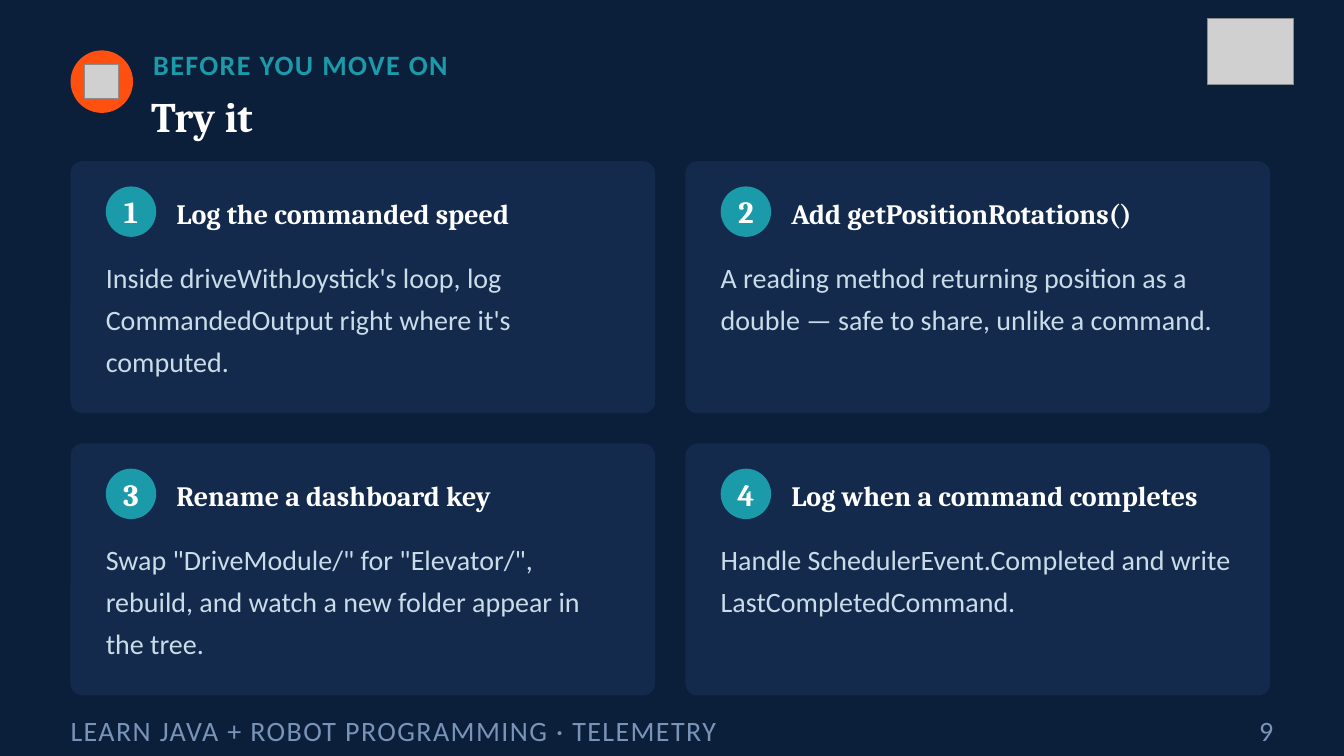
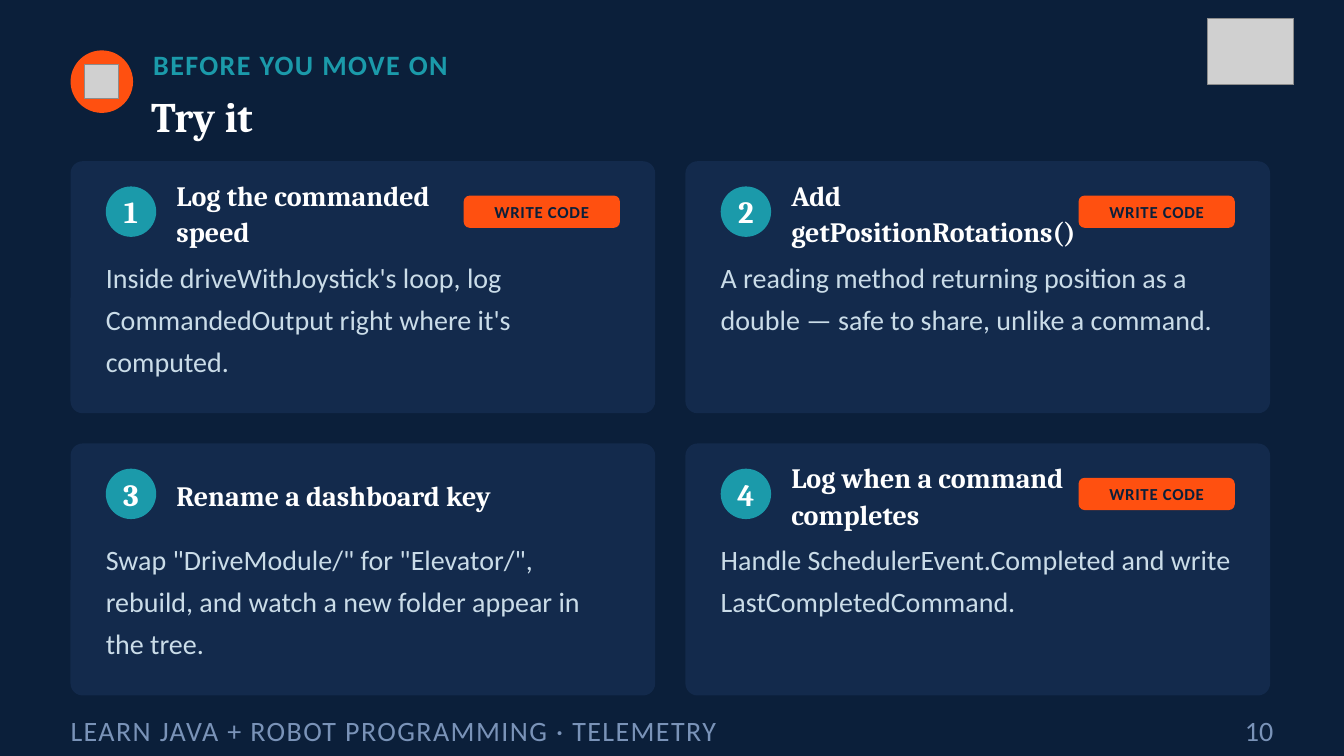
Before and after one commit to FRC5010/BasicRobotLessons, a slide deck: slide 10 of docs/presentations/v3/03-telemetry.pptx (slide 9 before the commit). Drawn at 1344x756 pixels with LibreOffice and Linux fonts; fonts in the diff are those of the drawing; grey boxes stand for pictures. Boxes give left, top, right and bottom in pixels: in the first picture for what was removed or moved away, otherwise in the second. Text is boxed around its words. In the diff, an @@ line names an element or a change of style, - is before the commit and + after.

```diff
--- a/docs/presentations/v3/03-telemetry.pptx
+++ b/docs/presentations/v3/03-telemetry.pptx
@@ text "Log the commanded speed" rewrapped from (176,204,509,230) to (176,186,429,248) @@
@@ rounded rectangle added at (464,196,620,228), fill #FF5010 @@
@@ text added at (494,207,589,218), 12 pt, text #0B1F3A, bold @@
+WRITE CODE
@@ text "Add getPositionRotations()" rewrapped from (791,203,1131,230) to (791,186,1075,248) @@
@@ rounded rectangle added at (1079,196,1235,228), fill #FF5010 @@
@@ text added at (1109,207,1204,218), 12 pt, text #0B1F3A, bold @@
+WRITE CODE
@@ text "Log when a command completes" rewrapped from (791,486,1198,512) to (791,468,1063,531) @@
@@ rounded rectangle added at (1079,478,1235,510), fill #FF5010 @@
@@ text added at (1109,489,1204,500), 12 pt, text #0B1F3A, bold @@
+WRITE CODE
@@ text at (1245,723,1273,741): text changed @@
-9
+10
```
Also in this commit, not shown: 2 other slides changed, 1 slide added, 2 other files.
